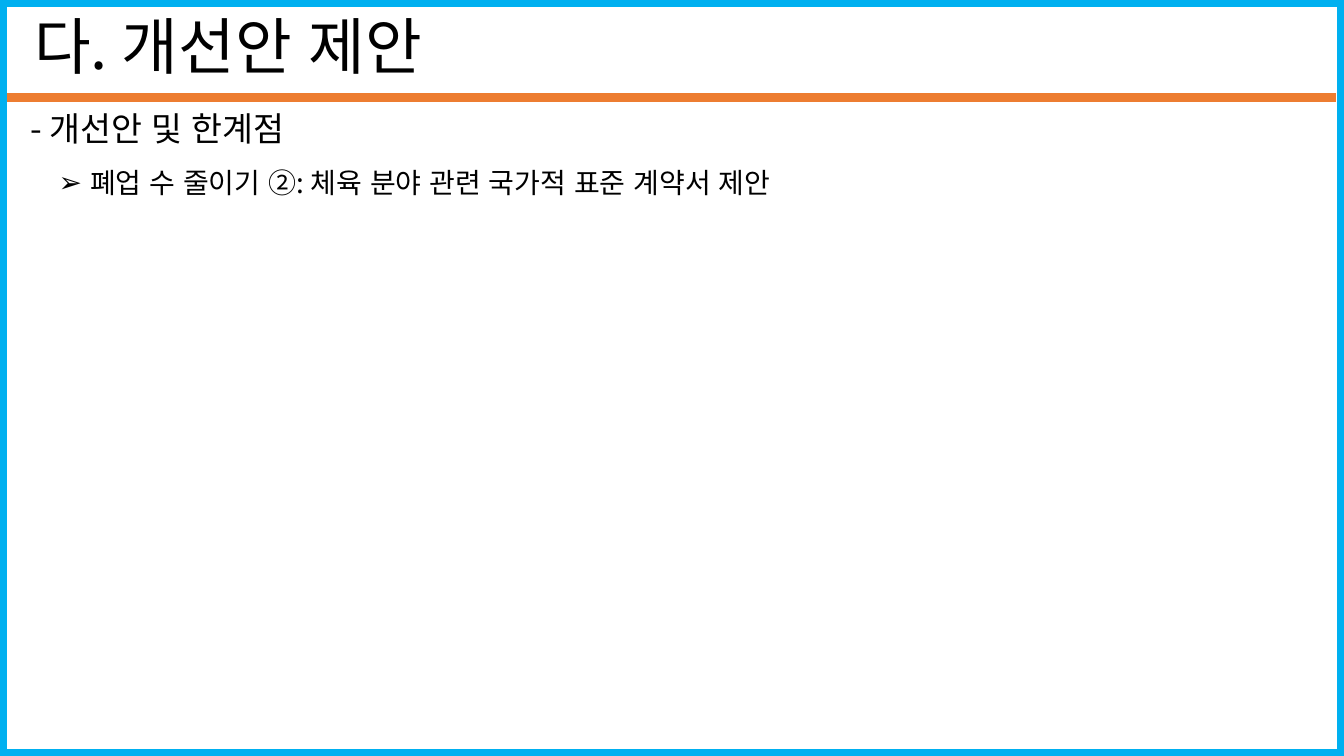
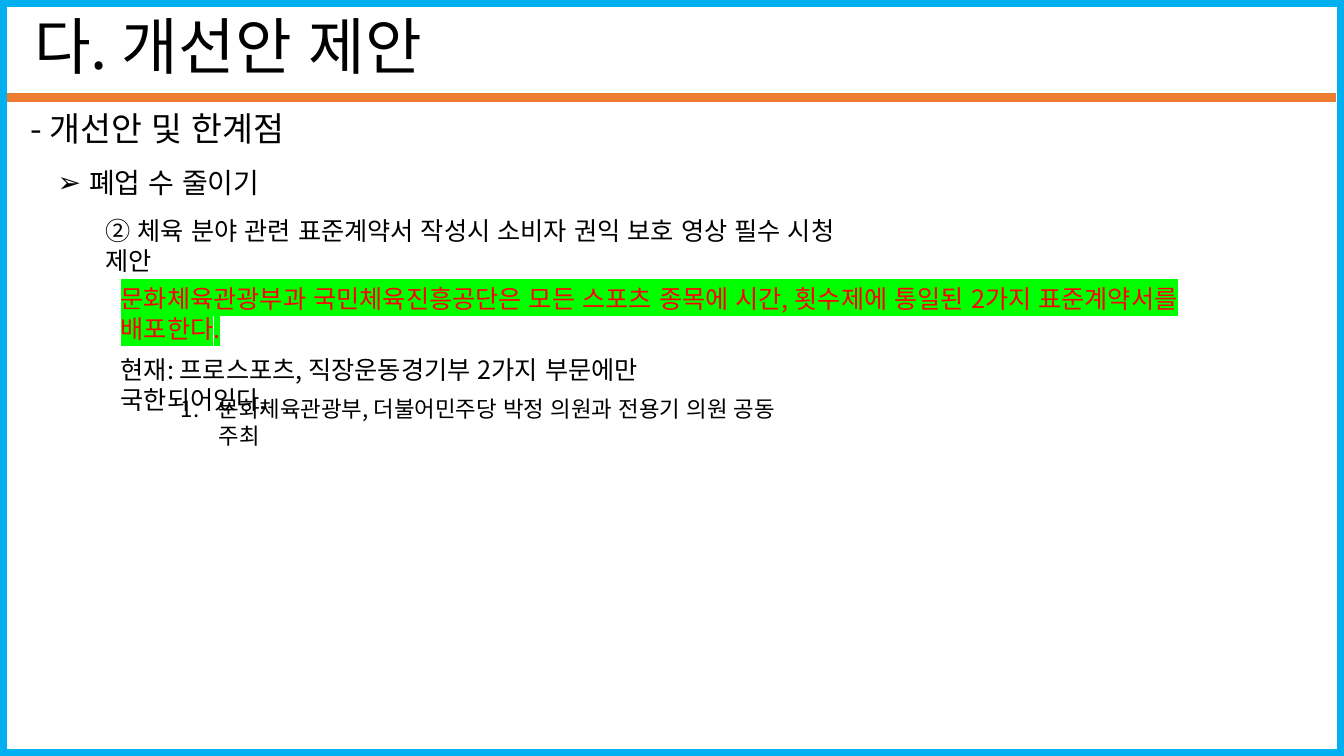
Before and after one commit to seungjae1162/SportsData, a slide deck: slide 15 of standard_in_2020-12-31/코로나19에따른 스포츠시설 폐업 수(20201228_20210103).pptx. Drawn at 1344x756 pixels with LibreOffice and Linux fonts; fonts in the diff are those of the drawing. Boxes give left, top, right and bottom in pixels: in the first picture for what was removed or moved away, otherwise in the second. Text is boxed around its words. In the diff, an @@ line names an element or a change of style, - is before the commit and + after.

```diff
--- a/standard_in_2020-12-31/코로나19에따른 스포츠시설 폐업 수(20201228_20210103).pptx
+++ b/standard_in_2020-12-31/코로나19에따른 스포츠시설 폐업 수(20201228_20210103).pptx
@@ text at <box>106,218,834,242</box>: text changed; size 20 to 18 pt @@
-➢ 폐업 수 줄이기 ②: 체육 분야 관련 국가적 표준 계약서 제안
+② 체육 분야 관련 표준계약서 작성시 소비자 권익 보호 영상 필수 시청 제안
@@ text added at <box>121,286,1177,313</box>, 18 pt, text #FF0000 @@
+문화체육관광부과 국민체육진흥공단은 모든 스포츠 종목에 시간, 횟수제에 통일된 2가지 표준계약서를 배포한다.
@@ text added at <box>121,358,638,415</box>, 18 pt, text #000000 @@
+현재: 프로스포츠, 직장운동경기부 2가지 부문에만 국한되어있다.
@@ text added at <box>219,394,775,421</box>, 16 pt, text #000000 @@
+1. 문화체육관광부, 더불어민주당 박정 의원과 전용기 의원 공동 주최
```
Also in this commit, not shown: 3 other slides changed, 1 slide added.
